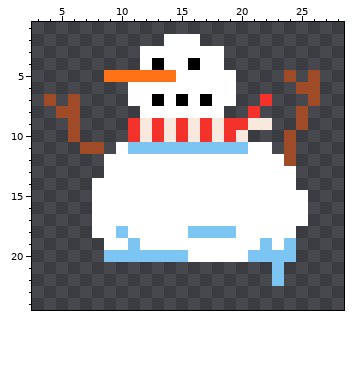
Pixel-art sprite -- traits/heads/head-snowman.png. The first picture shows the starting point.
The file is 32x32 pixels. Shown: x 3..28, y 1..24.
New version:
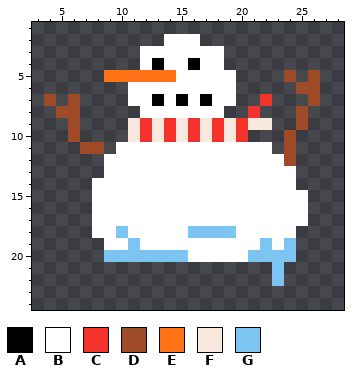
Palette (. is transparent): A #000000  B #ffffff  C #f3322c  D #9f4b27  E #ff7216  F #f9e8dd  G #7cc4f2
The edit:
y 9: x 11..19 CFCFCFCFC -> FCFCFCFCF
y 10: x 11..20 CFCFCFCFCF -> FCFCFCFCFC
y 11: x 11..20 GGGGGGGGGG -> BBBBBBBBBB
